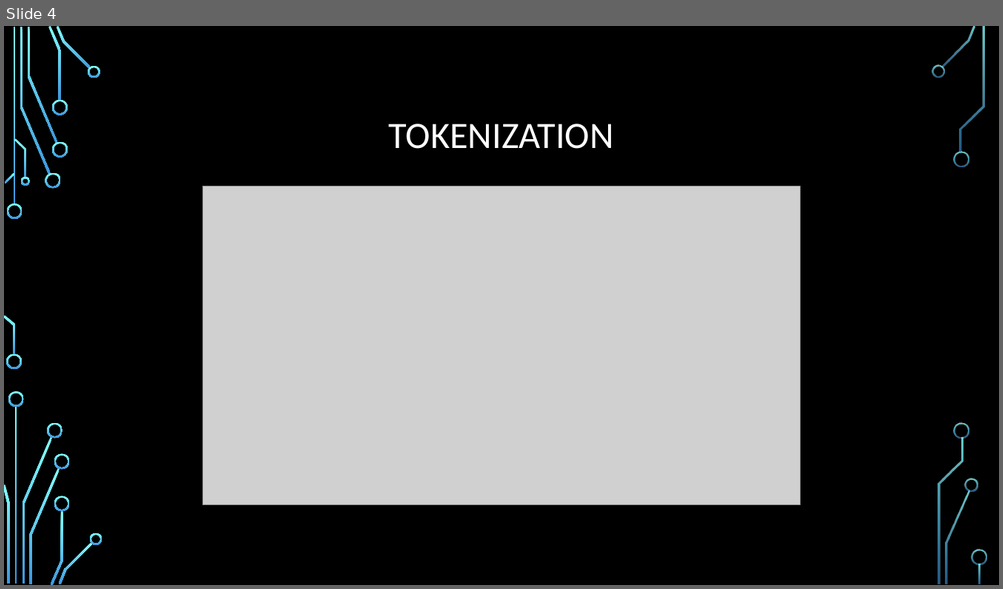
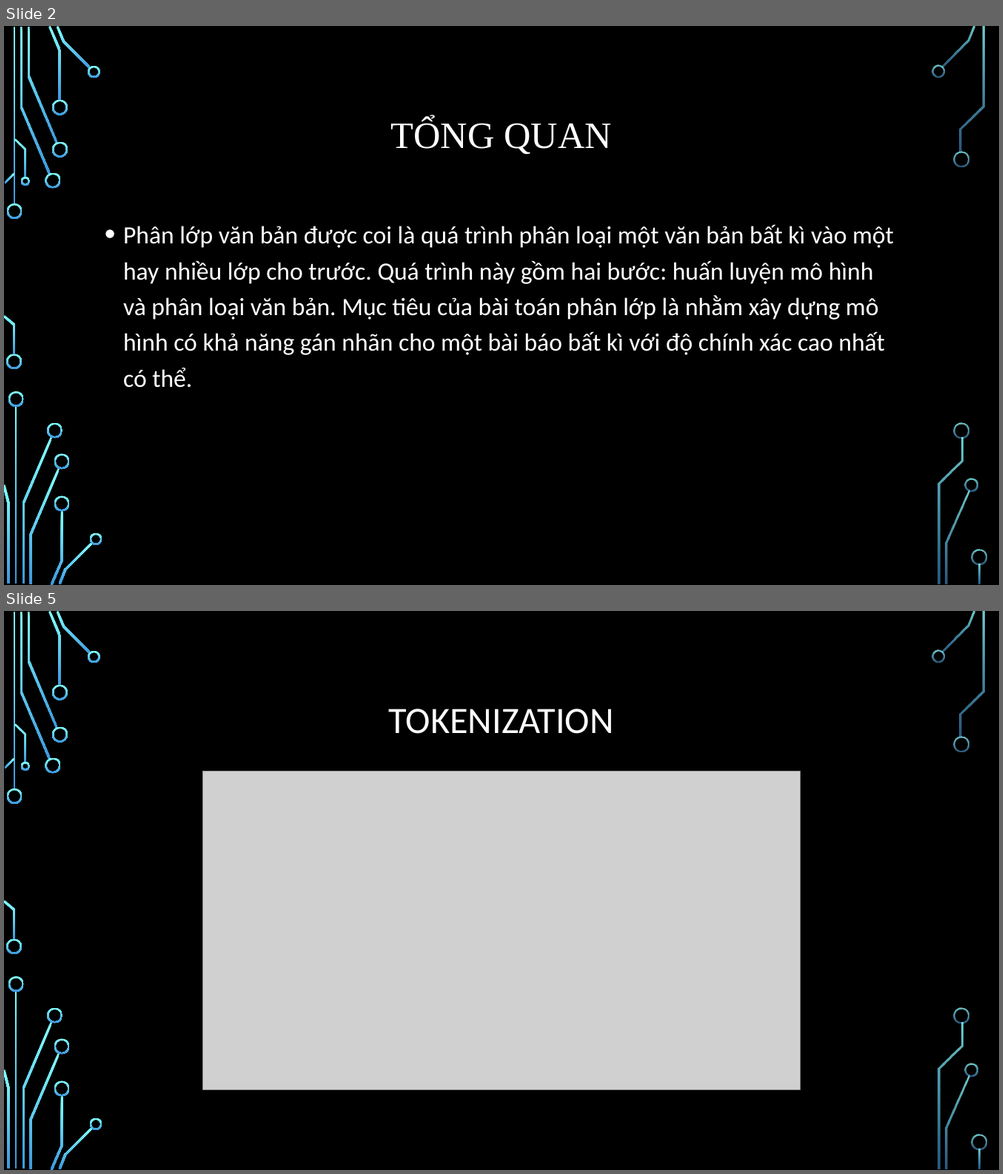
Before and after one commit to ThanhB1805916/DataMining_CT312, a slide deck: doc/Xây dựng ứng dụng phân loại Bài Báo.pptx. Shown one above the other, each under a label of ours: slide 4 before the commit, slides 2 and 5 after it; the slides between them are not shown. The pictures are 1003x589 and 1003x1174 pixels, drawn with LibreOffice and Linux fonts; fonts in the diff are those of the drawing; grey boxes stand for pictures; background and template pictures are left out. Boxes give left, top, right and bottom in pixels: in the first picture for what was removed or moved away, otherwise in the second. Text is boxed around its words. In the diff, an @@ line names an element or a change of style, - is before the commit and + after.

```diff
--- a/doc/Xây dựng ứng dụng phân loại Bài Báo.pptx
+++ b/doc/Xây dựng ứng dụng phân loại Bài Báo.pptx
@@ slide 2 added at <box>4,26,999,585</box>, background picture (left out); not listed: 36 template elements that a slide beside it also shows @@
@@ title added at <box>391,119,612,154</box>, 36 pt, text #FFFFFF @@
+TỔNG QUAN
@@ text added at <box>123,224,893,388</box>, 24 pt, text #FFFFFF @@
+• Phân lớp văn bản được coi là quá trình phân loại một văn bản bất kì vào một hay nhiều lớp cho trước. Quá trình này gồm hai bước: huấn luyện mô hình và phân loại văn bản. Mục tiêu của bài toán phân lớp là nhằm xây dựng mô hình có khả năng gán nhãn cho một bài báo bất kì với độ chính xác cao nhất có thể.
@@ what was slide 4 is now slide 5 @@
```
Also in this commit, not shown: 3 slides changed.
